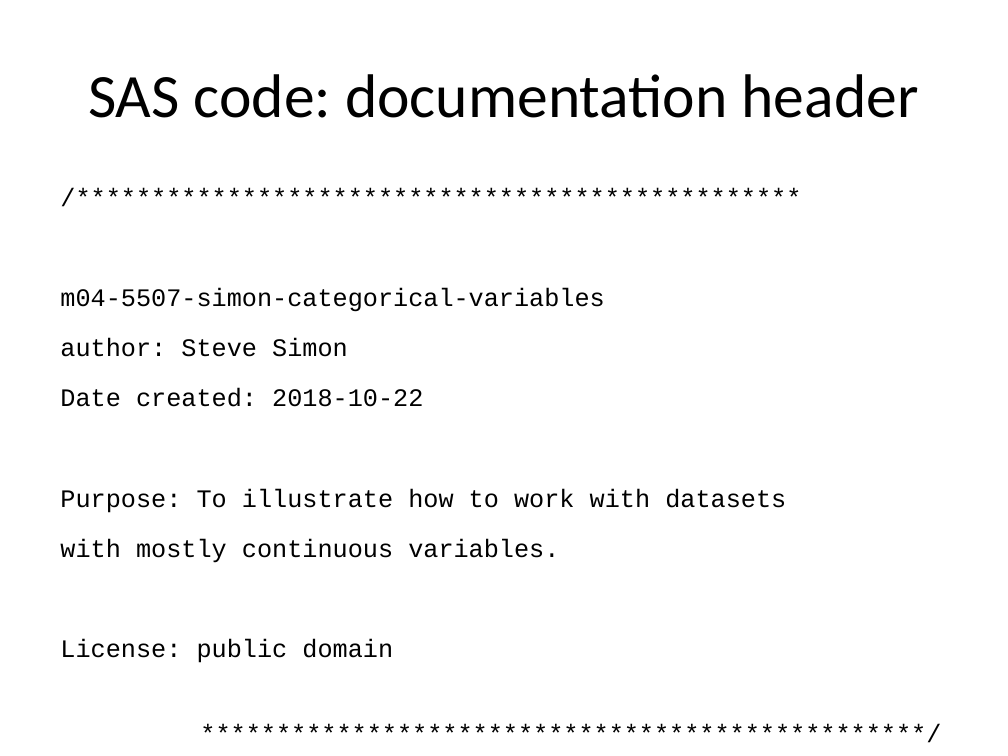
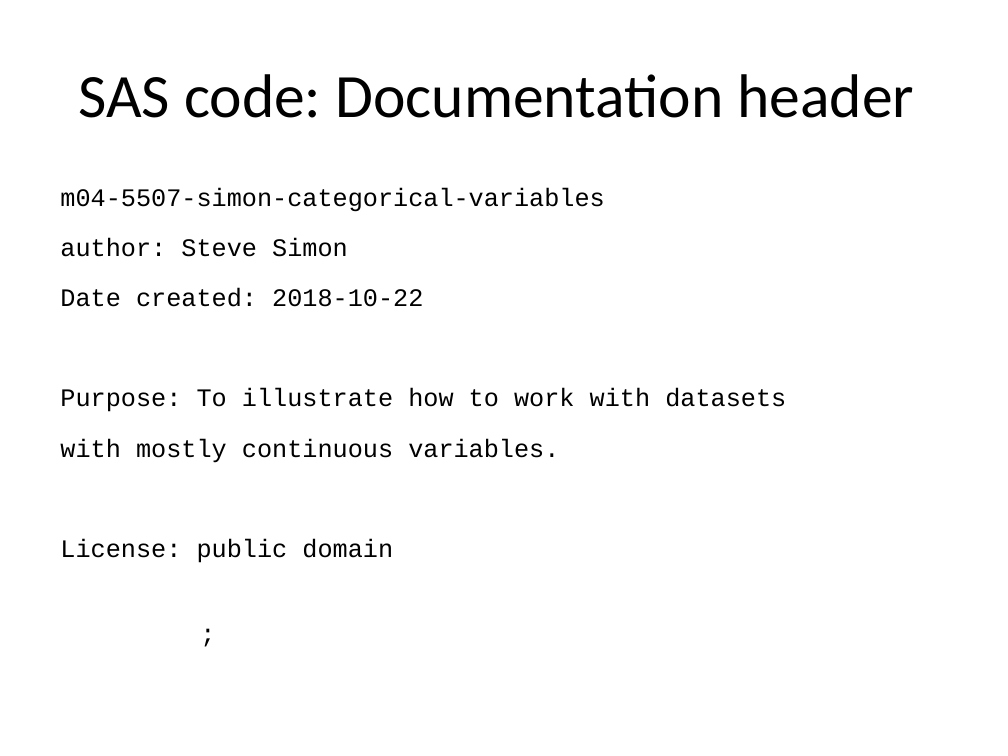
Before and after one commit to pmean/introduction-to-SAS, a slide deck: slide 3 of results/m04-slides-and-speaker-notes.pptx (slide 4 before the commit). Drawn at 1008x756 pixels with LibreOffice and Linux fonts; fonts in the diff are those of the drawing. Boxes give left, top, right and bottom in pixels: in the first picture for what was removed or moved away, otherwise in the second. Text is boxed around its words. In the diff, an @@ line names an element or a change of style, - is before the commit and + after.

```diff
--- a/results/m04-slides-and-speaker-notes.pptx
+++ b/results/m04-slides-and-speaker-notes.pptx
@@ title at <box>78,74,914,118</box>: text changed @@
-SAS code: documentation header
+SAS code: Documentation header
@@ text at <box>60,188,786,563</box>: text changed @@
-/************************************************
-m04-5507-simon-categorical-variables
-author: Steve Simon
-Date created: 2018-10-22
-Purpose: To illustrate how to work with datasets
-with mostly continuous variables.
-License: public domain
-************************************************/
+m04-5507-simon-categorical-variables
+author: Steve Simon
+Date created: 2018-10-22
+Purpose: To illustrate how to work with datasets
+with mostly continuous variables.
+License: public domain
+;
```
Also in this commit, not shown: 36 other slides changed, 2 slides removed, 5 other files.
